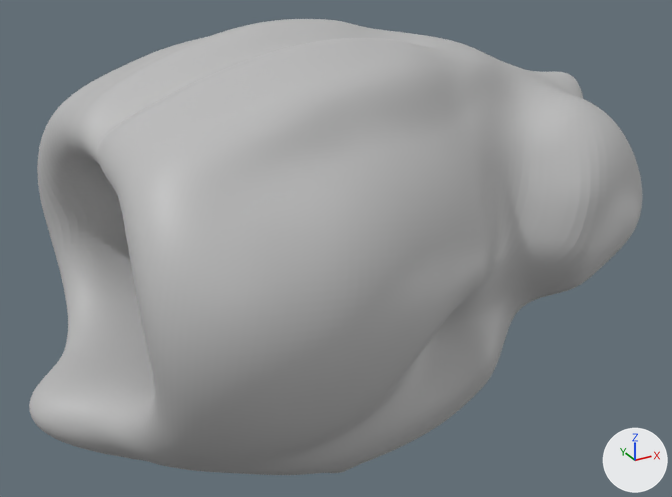
A saved change to the Blender file 3D/Crate/chicken.blend.
The view is the same before and after, from a 50 mm camera at (-1.64, -5.1, 2.26) aimed at (1.15, -0.04, -0.27). Every picture has the same lights, and +X, +Y and +Z are marked at lower right.

Before the edit, the objects in view are built like this:
```python
mat_material = principled_material('Material')
mat_material.base_color = (0.5, 0.5, 0.5)  # grey #bcbcbc
me_quad_sphere = bpy.data.meshes.new('Quad Sphere')
me_quad_sphere.from_pydata(...)  # 24578 vertices, 24576 faces; spans x -0.95..3.17, y -1.57..1.57, z -1.68..1.2
me_quad_sphere.materials.append(mat_material)  # grey #bcbcbc
ob_quad_sphere = bpy.data.objects.new('Quad Sphere', me_quad_sphere)
ob_quad_sphere.location = (0.0, 0.0, 0.0)
```
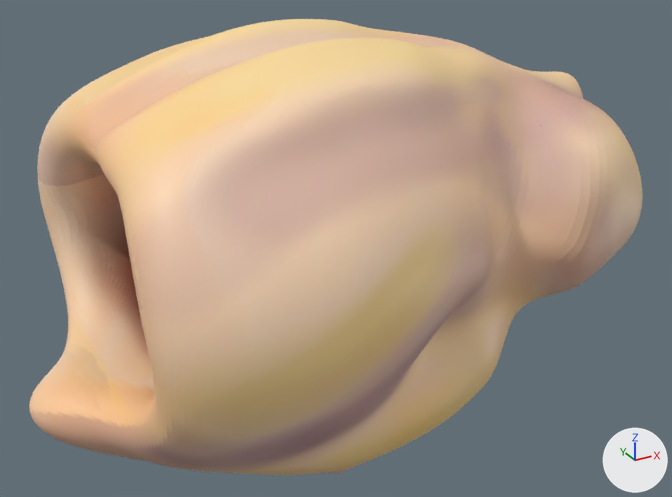
Changed parts and their boxes [x1, y1, x2, y2] in the pictures (672 x 497 px):
'Quad Sphere', surface changed (grey to beige)
    both: [29, 19, 643, 475]

Diff of the bpy script that builds the scene:
```diff
--- a/3D/Crate/chicken.blend.py
+++ b/3D/Crate/chicken.blend.py
@@ img_untitled @@
+img_untitled = load_image('Untitled', '../Alien_stuff/chicken_texture.png', 1024, 1024, 'sRGB')
@@ mat_material @@
 mat_material = principled_material('Material')
-mat_material.base_color = (0.5, 0.5, 0.5)  # grey #bcbcbc
+mat_material.texture = img_untitled
```
